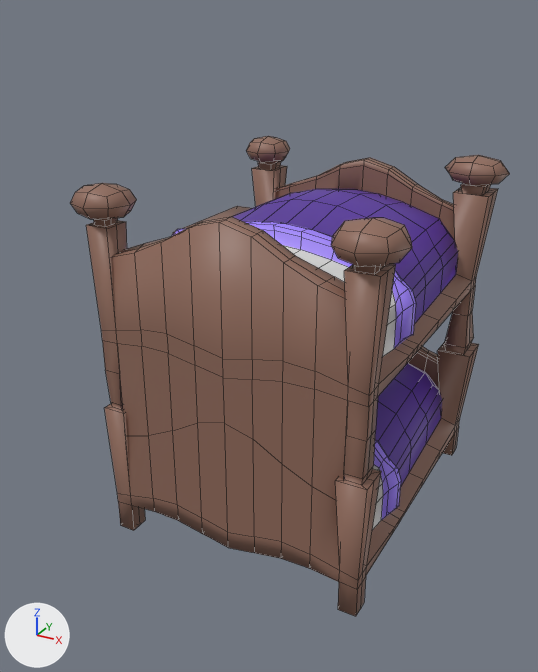
What one commit did to the FBX model Assets/Props - FBX/props_superposed_bed.fbx.
One viewpoint serves both versions: a 50 mm camera at (3.34, -6.53, 5.3) aimed at (-0.16, -0.17, 2.13). Arrows for +X, +Y and +Z are at lower left; the lights stay in place. The first picture is the older version. Mesh edges are drawn as thin lines.

The older version as bpy lines, for what is in view:
```python
me_cube_007 = bpy.data.meshes.new('Cube.007')
me_cube_007.from_pydata(...)  # 1206 vertices, 1217 faces; spans x -1.69..1.64, y -2.25..1.58, z 0.0..3.84
# faces by material slot: [863, 174, 120, 60]
me_cube_007.materials.append(mat_material_068)  # brown #906b5c
me_cube_007.materials.append(mat_material_069)  # purple #572fa2
me_cube_007.materials.append(mat_material_070)  # blue #9f83ff
me_cube_007.materials.append(mat_material_071)  # light grey #d2d2d2
ob_props_double_bed = bpy.data.objects.new('props_double_bed', me_cube_007)
ob_props_double_bed.location = (0.0, 0.0, 0.0)
ob_props_double_bed.rotation_euler = (0.0, 0.0, -3.142)  # degrees (0, 0, -180)
```
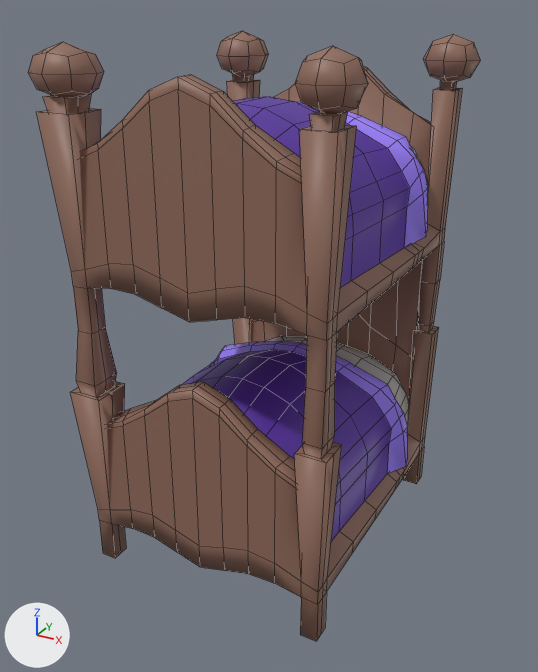
Pixel boxes (x1, y1, x2, y2) of what changed, in the pictures (538 x 672 px; the box of a moved part takes in the faces that stretch with it):
```json
{"object": "props_double_bed", "change": "reshaped, turned", "before": [70, 136, 510, 616], "after": [28, 30, 480, 642]}
{"part": 1, "of": "me_cube_007", "change": "moved or reshaped", "before": [86, 157, 498, 616], "after": [36, 65, 463, 642]}
{"part": 2, "of": "me_cube_007", "change": "moved or reshaped", "before": [445, 155, 510, 185], "after": [28, 42, 104, 98]}
{"part": 3, "of": "me_cube_007", "change": "moved or reshaped", "before": [70, 183, 137, 219], "after": [424, 34, 480, 82]}
{"part": 4, "of": "me_cube_007", "change": "moved or reshaped", "before": [246, 136, 290, 163], "after": [296, 46, 368, 114]}
{"part": 5, "of": "me_cube_007", "change": "moved or reshaped", "before": [331, 218, 412, 267], "after": [217, 30, 269, 76]}
{"part": 6, "of": "me_cube_007", "change": "deleted", "before": [173, 206, 252, 234]}
```

Scene script edits in JSON lines:
```json
{"block": "me_cube_007", "where": "# used by ob_props_double_bed; location = (0.0, 0.0, 0.0); rotation_euler = (0.0, 0.0, -3.142), in degrees (0, 0, -180)"}
{"op": "remove", "block": "me_cube_007", "code": "me_cube_007.from_pydata(...)  # 1206 vertices, 1217 faces; spans x -1.69..1.64, y -2.25..1.58, z 0.0..3.84"}
{"op": "add", "block": "me_cube_007", "code": "me_cube_007.from_pydata(...)  # 1118 vertices, 1117 faces; spans x -1.49..1.45, y -1.99..1.39, z 0.0..5.08"}
{"block": "me_cube_007", "change": "me_cube_007 part 1: the loose piece of 1014 vertices spanning x -1.54..1.5, y -2.17..1.42, z 0.0..3.66 is multiplied about the mesh origin by the matrix ((0.884, 0.0, 0.0), (0.0, 0.884, 0.0), (0.0, 0.0, 1.326))"}
{"block": "me_cube_007", "change": "me_cube_007 part 2: the loose piece of 26 vertices spanning x -1.69..-0.97, y -2.25..-1.63, z 3.48..3.82 is scaled about its middle by (0.884, 0.884, 1.33), then moved by (0.15, 0.23, 1.19)"}
{"block": "me_cube_007", "change": "me_cube_007 part 3: the loose piece of 26 vertices spanning x 1.0..1.64, y 0.96..1.54, z 3.49..3.83 is scaled about its middle by (0.884, 0.884, 1.33), then moved by (-0.15, -0.15, 1.19)"}
{"block": "me_cube_007", "change": "me_cube_007 part 4: the loose piece of 26 vertices spanning x 1.03..1.61, y -2.21..-1.64, z 3.49..3.83 is scaled about its middle by (0.884, 0.884, 1.33), then moved by (-0.15, 0.22, 1.19)"}
{"block": "me_cube_007", "change": "me_cube_007 part 5: the loose piece of 26 vertices spanning x -1.66..-1.01, y 0.89..1.58, z 3.46..3.84 is scaled about its middle by (0.884, 0.884, 1.33), then moved by (0.16, -0.14, 1.19)"}
{"block": "me_cube_007", "change": "me_cube_007 part 6: the loose piece of 88 vertices spanning x 1.34..1.64, y -1.67..-0.24, z 0.07..2.95 is deleted"}
{"op": "set", "path": "ob_props_double_bed.rotation_euler", "old": "(0.0, 0.0, -3.142)", "new": "(0.0, 0.0, 0.0)", "note": "degrees (0, 0, -180) -> degrees (0, 0, 0)"}
```
